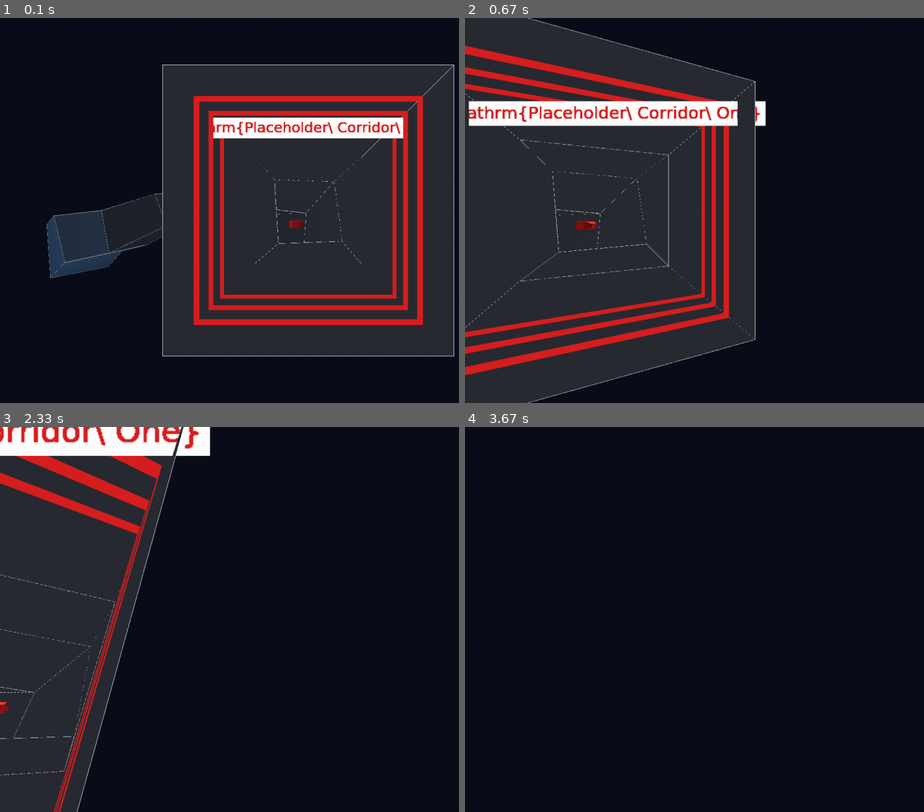
Above: before the commit, frames 1-4 (two rows, left to right).
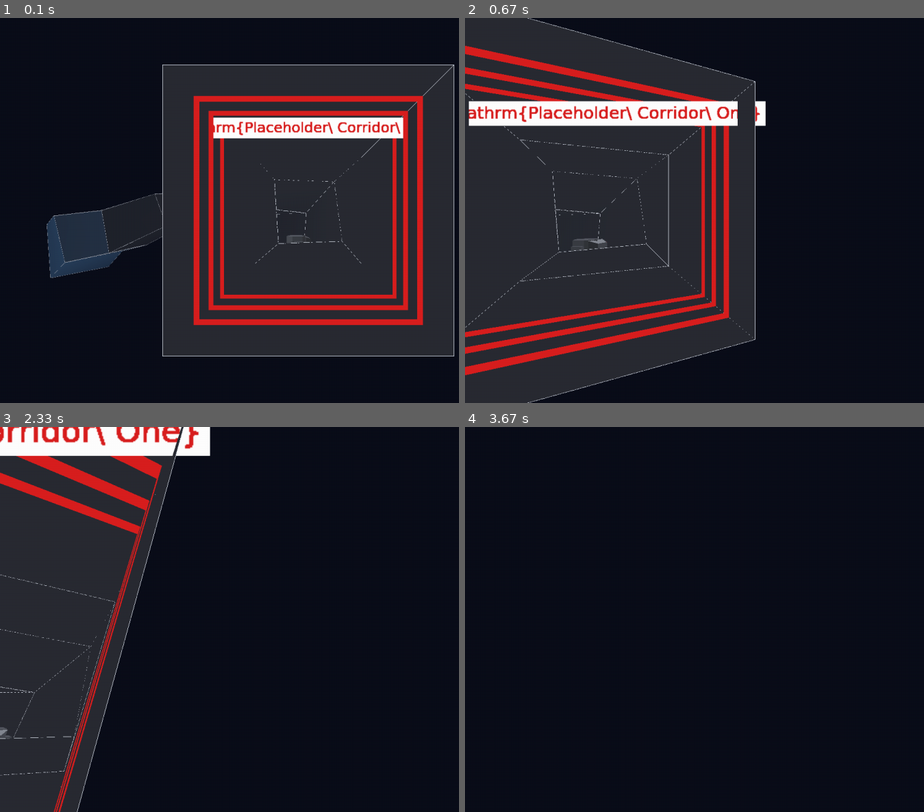
Above: after the commit, the same moments.

Repository: strulovitz/peaktogether-website
Game: pygame game, started from corridor_demo.py
Same seed, same stepped clock (60 frames per second), same inputs: the game is played once before the commit and once after it.
Inputs:
- Up to frame 1 (0.1 s): no input
- Up to frame 2 (0.67 s): hold Right from 0.33 s (still down)
- Up to frame 3 (2.33 s): release Right at 0.8 s; hold Up 0.83-1.13 s; hold W 0.83-1.13 s; hold Right 1.17-1.63 s; hold D 1.17-1.63 s; tap F at 1.23, 1.53, 1.73, 2.03, 2.3 s; hold Left 1.67-2.2 s; hold A 1.67-2.2 s; hold Down from 2.23 s (still down); hold S from 2.23 s (still down)
- Up to frame 4 (3.67 s): tap E at 2.38, 3.55 s; release Down at 2.53 s; release S at 2.53 s; hold Up 2.57-2.97 s; hold W 2.57-2.97 s; tap F at 2.63, 2.93, 3.07, 3.47 s; hold Up 3-3.37 s; hold W 3-3.37 s; hold Right from 3.4 s (still down); hold D from 3.4 s (still down)

The runs differ from the first frame. In frame 1, 0.1% of the frame differs, in the area x 62-68%, y 52-59%; in frame 2, 0.2%, in the area x 23-31%, y 52-61%; in frame 3, less than 0.1%; in frame 4, nothing differs.

Commit message:
Fix corridor_builder - grey hull (paint=None), ROBOT_SIZE=1.0, seat robots toward floor for hologram clearance.

Diff:
--- a/corridor_builder.py
+++ b/corridor_builder.py
@@ -36,7 +36,7 @@
 CAVERN_RADIUS    = 11.0
 CAVERN_SEGMENTS  = 3         # flare over a few segments (smooth, no gap)
 
-ROBOT_SIZE       = 0.6       # smaller so it fits the tube + hologram clears ceiling
+ROBOT_SIZE       = 1.0       # was 0.6 — shrinking it shrank the hologram too
 TITLE_SCALE      = 0.9       # << tube width
 PLAQUE_SCALE     = 0.7       # smaller than the robot
 LABEL_LIFT       = 2.2       # how far above station to float a plaque
@@ -183,24 +183,28 @@
         self._station_poses = []
         if n == 0:
             return
-        # use the straight body segments (skip first, and the cavern flare)
         first = 1
         last = len(self._nodes) - 1 - CAVERN_SEGMENTS
         body = list(range(first, max(first + 1, last)))
         for j in range(n):
             t = (j + 1) / (n + 1)
             seg_i = body[int(t * (len(body) - 1) + 0.5)] if body else 1
+            node = self._nodes[seg_i]
             center = self._seg_mid(seg_i)
-            fwd = -self._nodes[seg_i]["forward"]
+            # seat the robot toward the FLOOR so its hologram rises into open
+            # space toward the ceiling instead of clipping it
+            center = center - node["up"] * (node["radius"] * 0.45)
+            fwd = -node["forward"]
             yaw = math.atan2(fwd[0], -fwd[2])
             self._station_poses.append((tuple(center.tolist()), float(yaw)))
 
     def _build_robots(self):
         self._robots = []
         for rdata, pose in zip(self._robots_data, self._station_poses):
-            paint = self._palette.eye(rdata.eye_color_key)
+            # paint=None -> grey-metal hull. Eye color is applied INSIDE robots.py
+            # from rdata.eye_color_key (the scanner glow). Do NOT paint the hull.
             self._robots.append(
-                Robot(rdata, self._palette, station_pose=pose, paint=paint, size=ROBOT_SIZE)
+                Robot(rdata, self._palette, station_pose=pose, paint=None, size=ROBOT_SIZE)
             )
 
     def _build_cavern_anchors(self):
